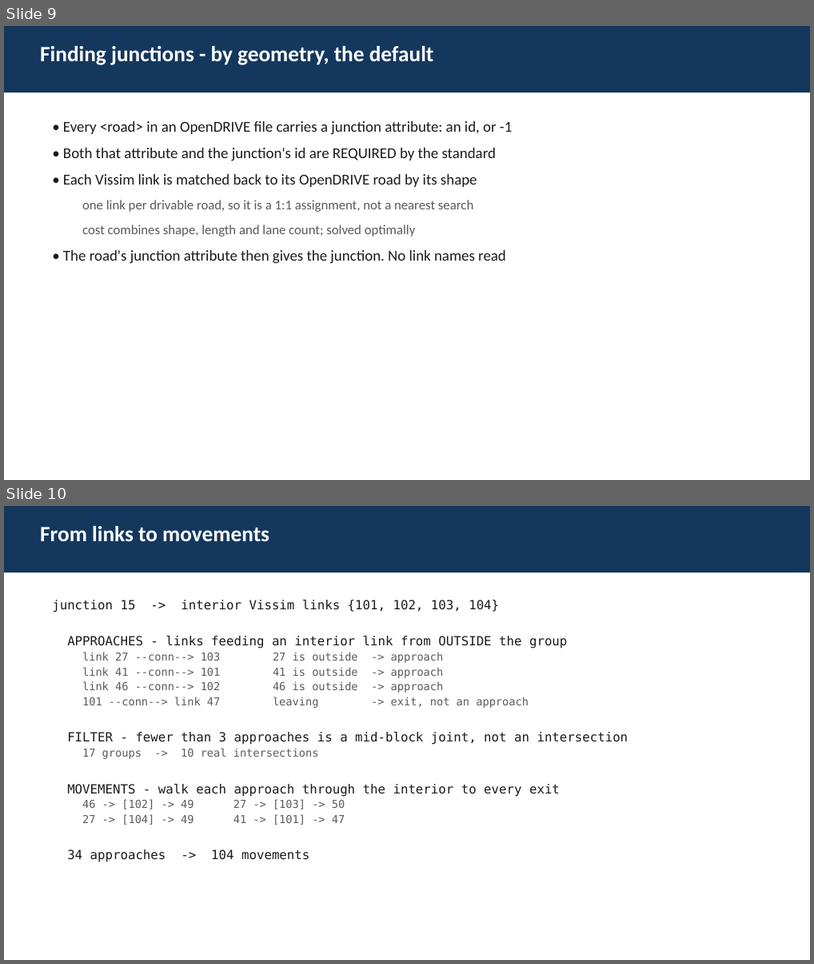
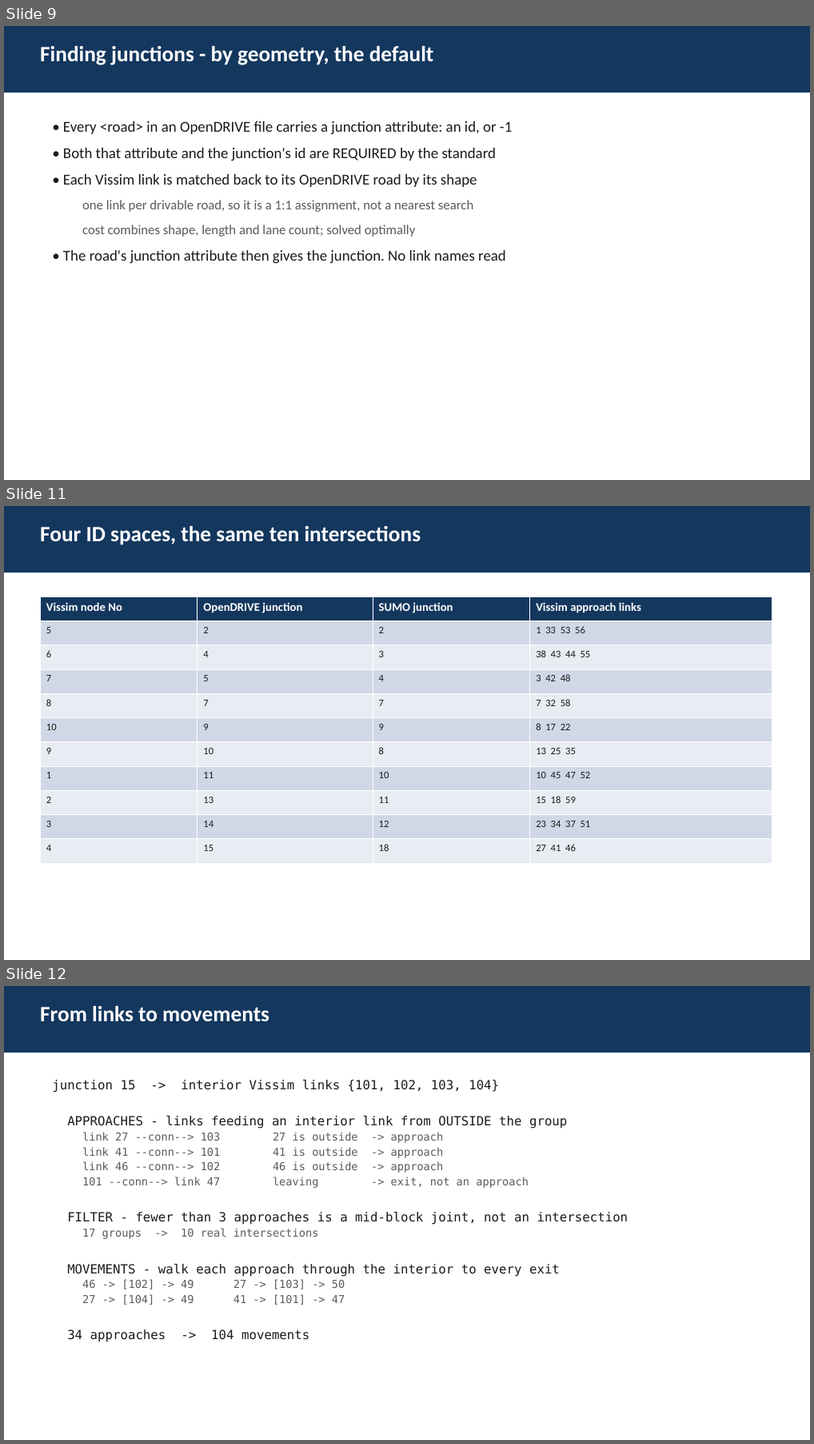
Before and after one commit to ORNL-Real-Sim/Real-Twin, a slide deck: vissim/MatchupTable_SUMO_vs_VISSIM.pptx. Shown one above the other, each under a label of ours: slides 9 and 10 before the commit, slides 9, 11 and 12 after it; the slides between them are not shown. The pictures are 814x964 and 814x1444 pixels, drawn with LibreOffice and Linux fonts; fonts in the diff are those of the drawing. Boxes give left, top, right and bottom in pixels: in the first picture for what was removed or moved away, otherwise in the second. Text is boxed around its words. In the diff, an @@ line names an element or a change of style, - is before the commit and + after.

```diff
--- a/vissim/MatchupTable_SUMO_vs_VISSIM.pptx
+++ b/vissim/MatchupTable_SUMO_vs_VISSIM.pptx
@@ slide 11 added at (4,506,810,960), background #FFFFFF @@
@@ rectangle added at (4,506,810,572), fill #14375E @@
@@ text added at (40,526,422,545), 26 pt, text #FFFFFF, bold @@
+Four ID spaces, the same ten intersections
@@ table added at (40,596,772,863), 11 rows, 4 columns @@
+Vissim node No | OpenDRIVE junction | SUMO junction | Vissim approach links
+5 | 2 | 2 | 1 33 53 56
+6 | 4 | 3 | 38 43 44 55
+7 | 5 | 4 | 3 42 48
+8 | 7 | 7 | 7 32 58
+10 | 9 | 9 | 8 17 22
+9 | 10 | 8 | 13 25 35
+1 | 11 | 10 | 10 45 47 52
+2 | 13 | 11 | 15 18 59
+3 | 14 | 12 | 23 34 37 51
+4 | 15 | 18 | 27 41 46
@@ what was slide 10 is now slide 12 @@
```
Also in this commit, not shown: 1 other slide added.
